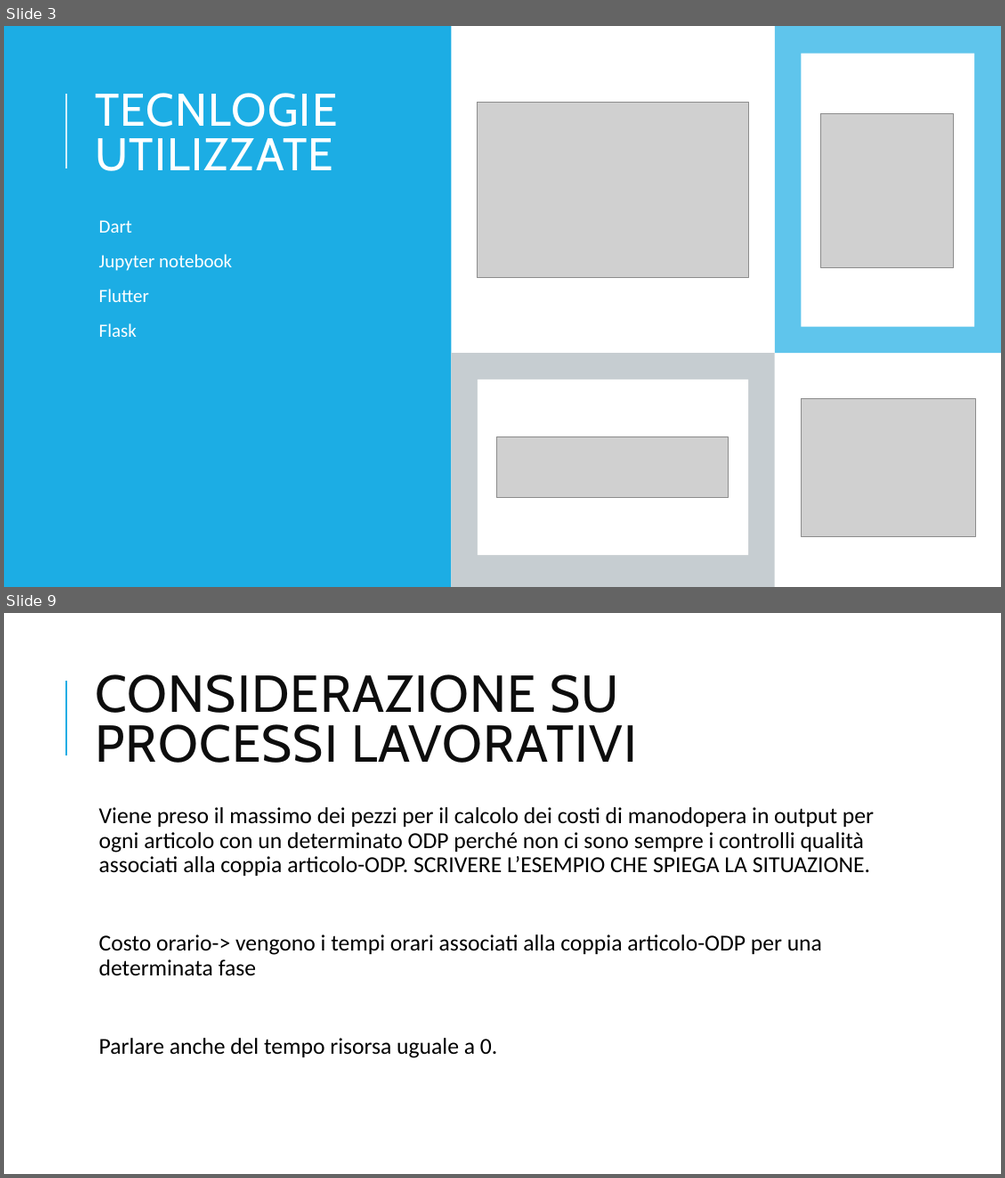
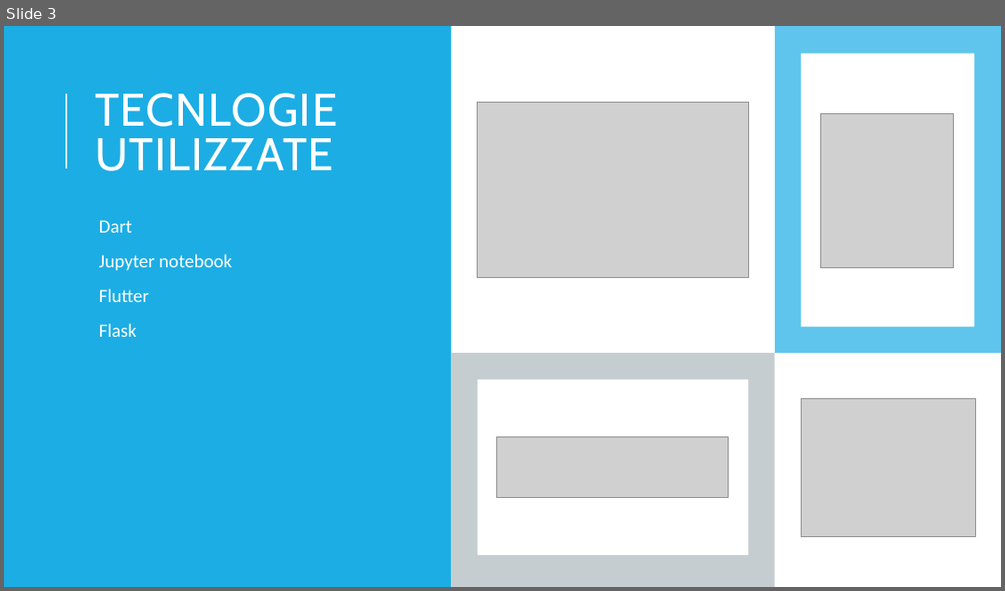
Before and after one commit to VinciGit00/SCGProject, a slide deck: Document/PresentazioneProgetto.pptx. Shown one above the other, each under a label of ours: slides 3 and 9 before the commit, slide 3 after it; the slides between them are not shown. The pictures are 1005x1178 and 1005x591 pixels, drawn with LibreOffice and Linux fonts; fonts in the diff are those of the drawing; grey boxes stand for pictures. Boxes give left, top, right and bottom in pixels: in the first picture for what was removed or moved away, otherwise in the second. Text is boxed around its words. In the diff, an @@ line names an element or a change of style, - is before the commit and + after.

```diff
--- a/Document/PresentazioneProgetto.pptx
+++ b/Document/PresentazioneProgetto.pptx
@@ slide 9 removed at (4,613,1001,1174), background #FFFFFF @@
@@ line removed from (66, 755) to (66, 681) @@
@@ title removed at (95,674,637,763) @@
-CONSIDERAZIONE SU PROCESSI LAVORATIVI
@@ text removed at (99,807,874,1058) @@
-  Viene preso il massimo dei pezzi per il calcolo dei costi di manodopera in output per ogni articolo con un determinato ODP perché non ci sono sempre i controlli qualità associati alla coppia articolo-ODP. SCRIVERE L’ESEMPIO CHE SPIEGA LA SITUAZIONE.
-  Costo orario-> vengono i tempi orari associati alla coppia articolo-ODP per una determinata fase
-  Parlare anche del tempo risorsa uguale a 0.
```
Also in this commit, not shown: 6 slides changed, 5 slides added, 3 other slides removed, 7 other files.
